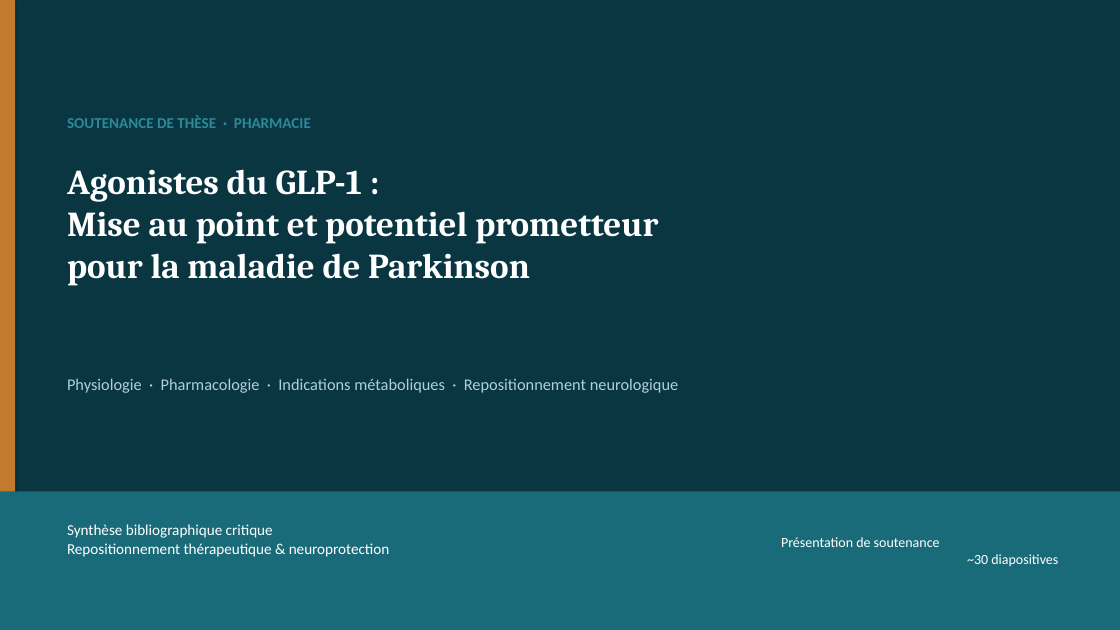
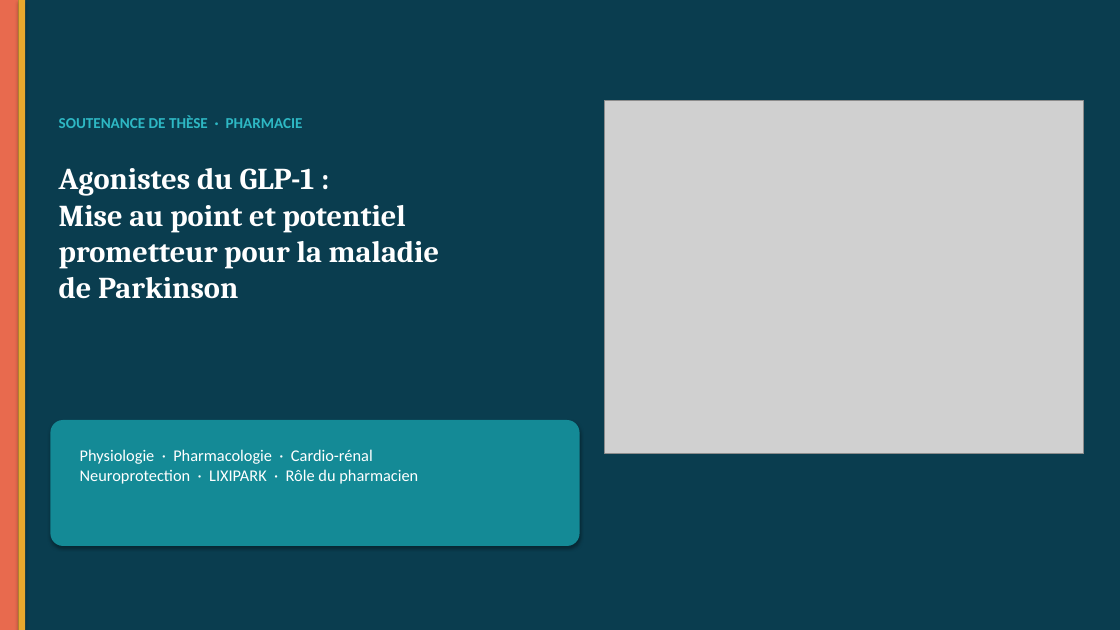
Before and after one commit to Mashtal-Platform/mashtal-platform, a slide deck: slide 1 of docs/presentation/Soutenance_GLP1_Parkinson.pptx. Drawn at 1120x630 pixels with LibreOffice and Linux fonts; fonts in the diff are those of the drawing; grey boxes stand for pictures. Boxes give left, top, right and bottom in pixels: in the first picture for what was removed or moved away, otherwise in the second. Text is boxed around its words. In the diff, an @@ line names an element or a change of style, - is before the commit and + after.

```diff
--- a/docs/presentation/Soutenance_GLP1_Parkinson.pptx
+++ b/docs/presentation/Soutenance_GLP1_Parkinson.pptx
@@ rectangle at <box>0,0,1120,630</box>: fill #0A3642 to #0A3D4F @@
@@ rectangle at <box>0,0,18,630</box>: fill #C47A2C to #E86A4E @@
@@ rectangle added at <box>18,0,25,630</box>, fill #E8A82E @@
@@ text "SOUTENANCE DE THÈSE · PHARMACIE": place and size @@
-text "SOUTENANCE DE THÈSE · PHARMACIE" at <box>67,115,311,128</box>
+text "SOUTENANCE DE THÈSE · PHARMACIE" at <box>59,115,303,128</box>
@@ text "SOUTENANCE DE THÈSE · PHARMACIE" at <box>59,115,303,128</box>: text colour #2A8A9A to #2EB8C4 @@
@@ picture added at <box>605,101,1084,454</box> @@
@@ text "Agonistes du GLP-1 : Mise ...": place and size @@
-text "Agonistes du GLP-1 : Mise ..." at <box>67,169,658,286</box>
+text "Agonistes du GLP-1 : Mise ..." at <box>59,168,440,299</box>
@@ text "Agonistes du GLP-1 : Mise ..." at <box>59,168,440,299</box>: size 30 to 26 pt @@
@@ text removed at <box>67,378,678,393</box> @@
-Physiologie · Pharmacologie · Indications métaboliques · Repositionnement neurologique
@@ rounded rectangle added at <box>50,420,580,546</box>, fill #148A96 @@
@@ text added at <box>80,449,418,484</box>, 14 pt, text #FFFFFF @@
+Physiologie · Pharmacologie · Cardio-rénal
+Neuroprotection · LIXIPARK · Rôle du pharmacien
@@ rectangle removed at <box>0,492,1120,630</box> @@
@@ text removed at <box>67,524,390,557</box> @@
-Synthèse bibliographique critique
-Repositionnement thérapeutique & neuroprotection
@@ text removed at <box>781,537,1058,566</box> @@
-Présentation de soutenance
-~30 diapositives
```
Also in this commit, not shown: 27 other slides changed, 2 slides added, 2 slides removed, 9 other files.
